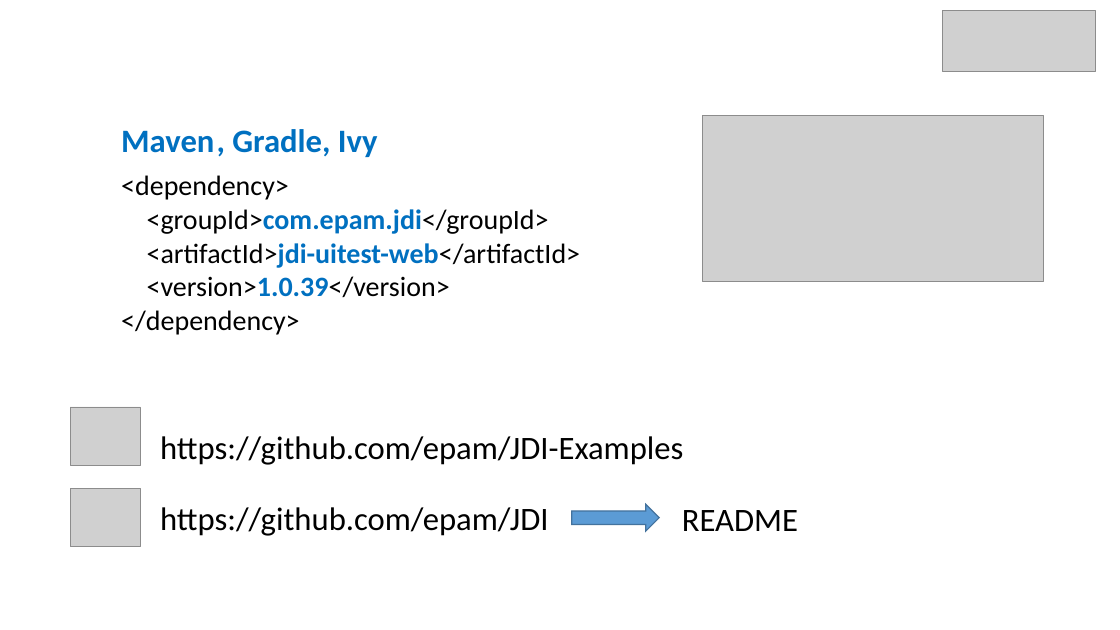
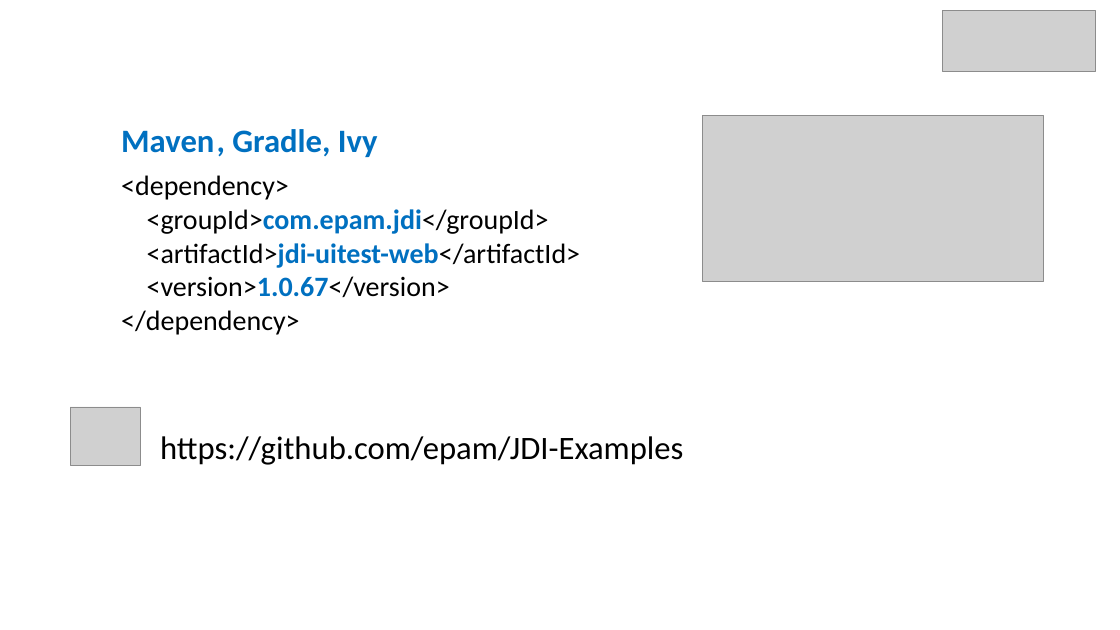
Before and after one commit to epam/JDI, a slide deck: slide 5 of 8 JDI Settings.pptx. Drawn at 1120x630 pixels with LibreOffice and Linux fonts; fonts in the diff are those of the drawing; grey boxes stand for pictures; background and template pictures are left out. Boxes give left, top, right and bottom in pixels: in the first picture for what was removed or moved away, otherwise in the second. Text is boxed around its words. In the diff, an @@ line names an element or a change of style, - is before the commit and + after.

```diff
--- a/8 JDI Settings.pptx
+++ b/8 JDI Settings.pptx
@@ text at [147,276,450,297]: text changed @@
-<version>1.0.39</version>
+<version>1.0.67</version>
@@ picture removed at [70,489,140,548] @@
@@ text removed at [160,507,549,536] @@
-https://github.com/epam/JDI
@@ right arrow removed at [572,504,660,531] @@
@@ text removed at [682,510,798,531] @@
-README
```
Also in this commit, not shown: 11 other slides changed, 13 slides added, 5 slides removed.
